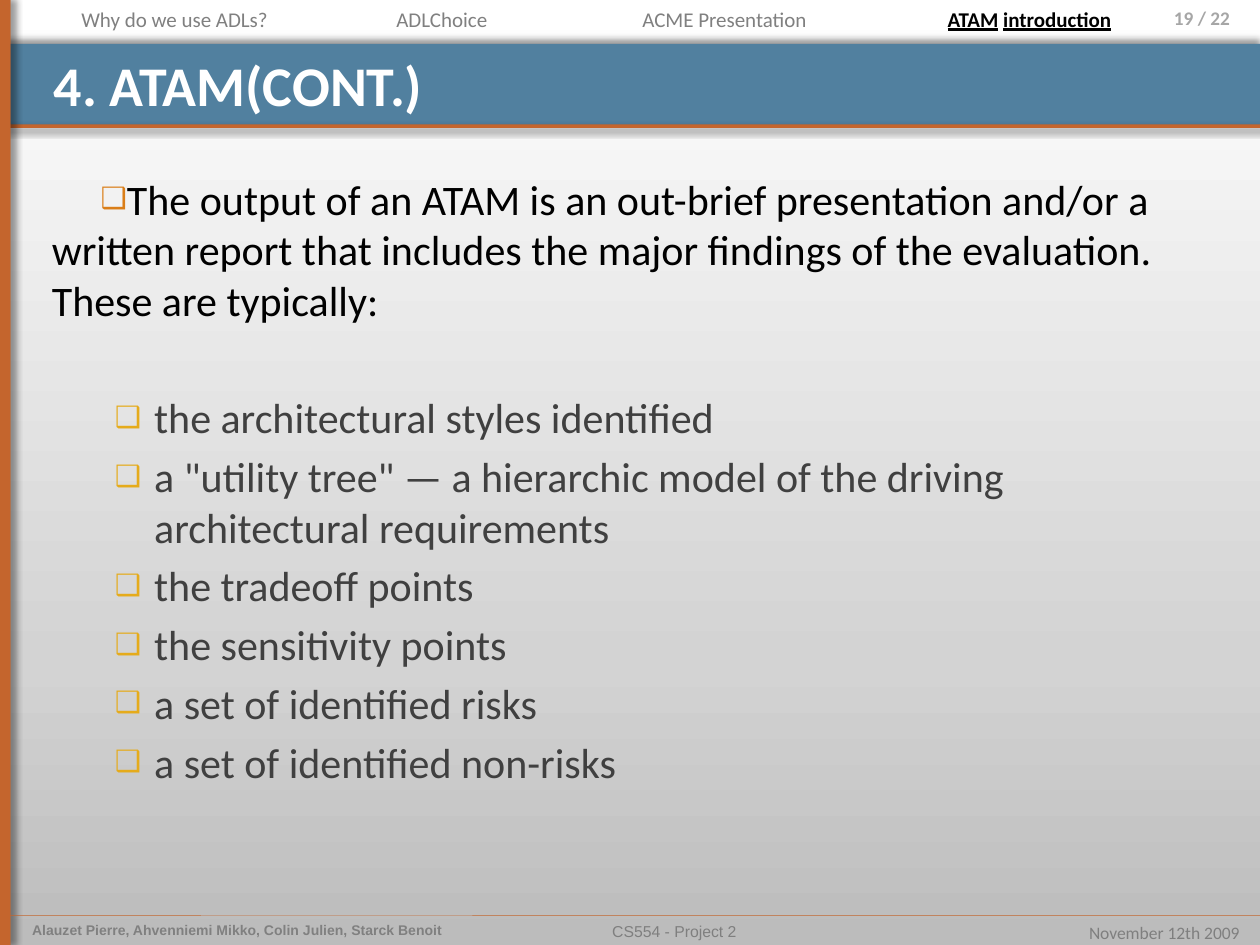
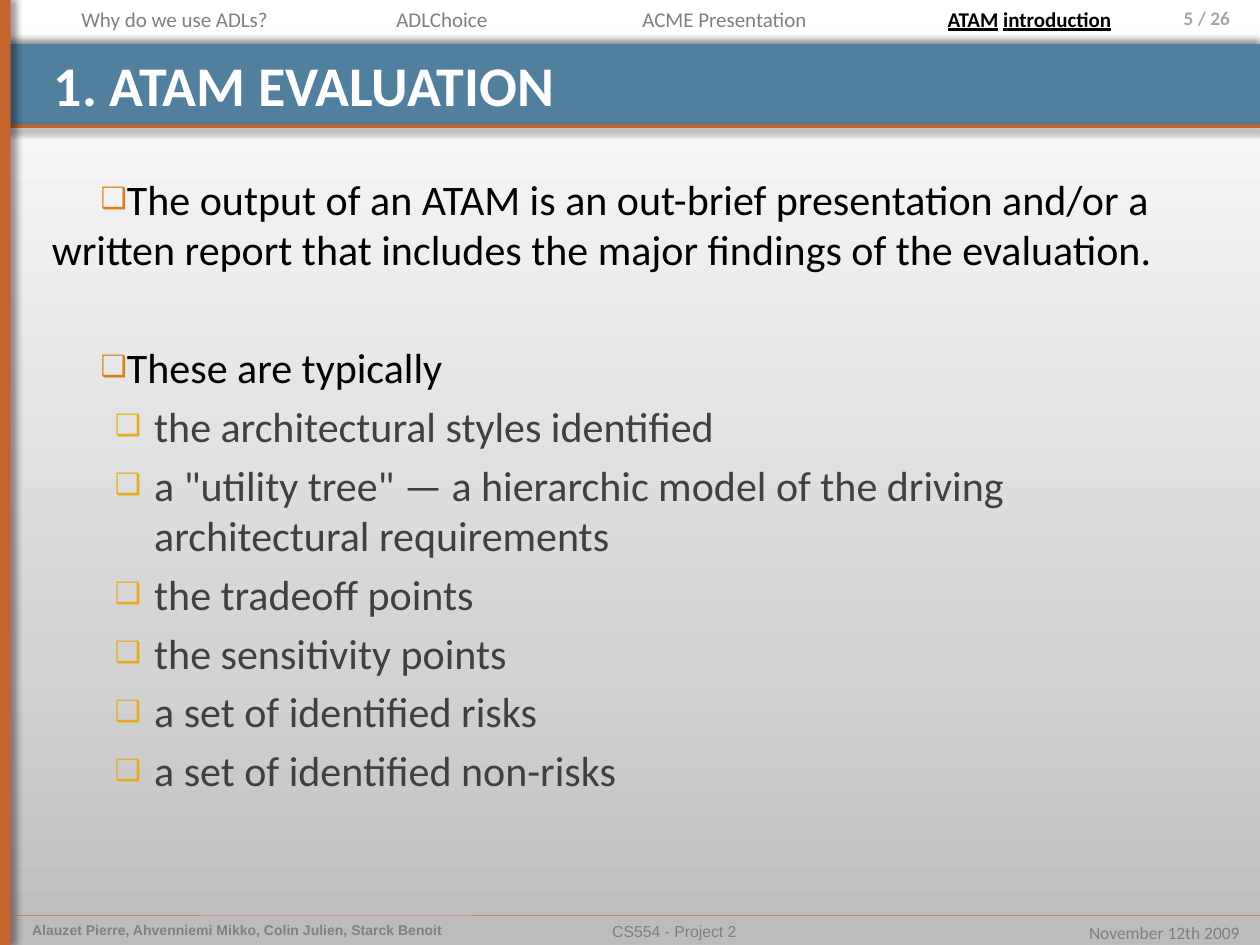
Before and after one commit to pierrealauzet/euroteam, a slide deck: slide 5 of Project 2/Part1/CS554_EuroTeam_Project2_OP4.pptx (slide 19 before the commit). Drawn at 1260x945 pixels with LibreOffice and Linux fonts; fonts in the diff are those of the drawing. Boxes give left, top, right and bottom in pixels: in the first picture for what was removed or moved away, otherwise in the second. Text is boxed around its words. In the diff, an @@ line names an element or a change of style, - is before the commit and + after.

```diff
--- a/Project 2/Part1/CS554_EuroTeam_Project2_OP4.pptx
+++ b/Project 2/Part1/CS554_EuroTeam_Project2_OP4.pptx
@@ page number at (x1=1184, y1=12, x2=1230, y2=25): text changed @@
-19 / 22
+5 / 26
@@ title at (x1=54, y1=69, x2=554, y2=107): text changed @@
-4. ATAM(CONT.)
+1. ATAM EVALUATION
@@ text at (x1=52, y1=186, x2=1151, y2=390): text changed @@
-❑ The output of an ATAM is an out-brief presentation and/or a written report that includes the major findings of the evaluation. These are typically:
+❑ The output of an ATAM is an out-brief presentation and/or a written report that includes the major findings of the evaluation.
+❑ These are typically
```
Also in this commit, not shown: 7 other slides changed, 13 slides removed, 1 other file.
